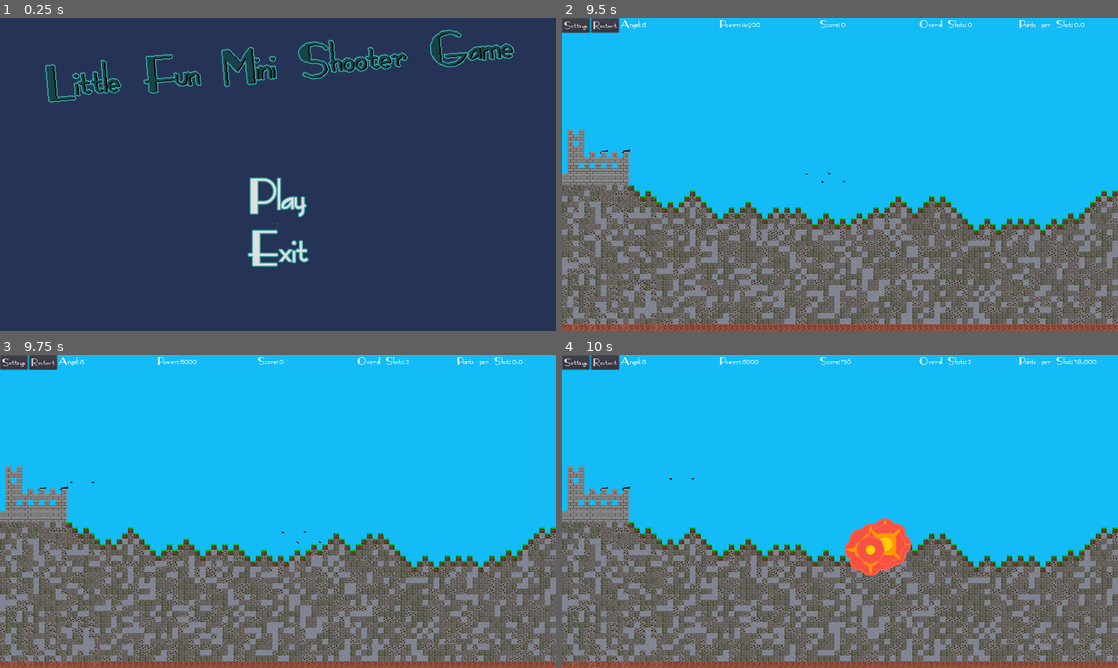
Above: before the commit, frames 1-4 (two rows, left to right).
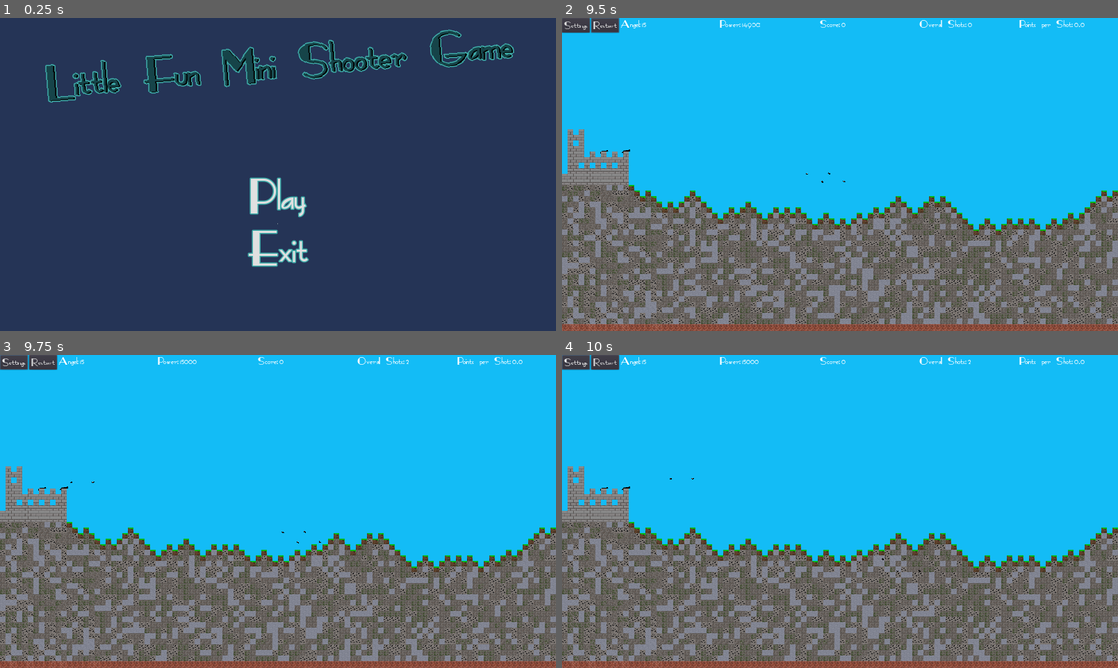
Above: after the commit, the same moments.

Repository: Coding-4Fun/Just4Fun_Mini_Shootergame
Game: Godot game, scene res://UI/MainMenuUI.tscn
Same seed, same stepped clock (60 frames per second), same inputs: the game is played once before the commit and once after it.
Inputs (mouse positions are in pixels of both pictures, inside the frame that each line leads up to):
- Up to frame 1 (0.25 s): no input
- Up to frame 2 (9.5 s): click "Play" at 0.5 s; click "Restart" at 1.25 s; click "Restart" at 2 s; click "Restart" at 2.75 s; click "Enable Target Timer" at 3.5 s; click "Back to Menu" at 4.25 s; click "Play" at 5 s; click "Settings" at 5.75 s; move the mouse to (962, 158) at 6.52 s; hold Right (ui_right) 6.53-7.28 s; tap Mouse wheel down (cannon_power_minus) at 6.6, 8.85 s; tap Enter at 7.25, 8.75 s; move the mouse to (728, 190) at 7.27 s; hold Down (ui_down) 7.28-8.03 s; tap Mouse wheel up (cannon_power_plus) at 7.35 s; tap Space (cannon_shoot) at 8, 8.1 s; move the mouse to (895, 105) at 8.02 s; hold Right (ui_right) 8.03-8.78 s; move the mouse to (812, 237) at 8.77 s; hold Up (ui_up) from 8.78 s (still down)
- Up to frame 3 (9.75 s): tap Space (cannon_shoot) at 9.5 s; move the mouse to (444, 558) at 9.52 s; release Up (ui_up) at 9.53 s; hold Left (ui_left) from 9.53 s (still down); tap Mouse wheel up (cannon_power_plus) at 9.6 s
- Up to frame 4 (10 s): keep holding Left (ui_left)

Frames 1-3 are identical in both runs. In frame 4, 1.6% of the frame differs, in the area x 50-97%, y 1-71%.

Commit message:
Chg: Tile Collision

Diff:
--- a/Terrain/blocks_tileset_16x16.tres
+++ b/Terrain/blocks_tileset_16x16.tres
@@ -8,9 +8,6 @@
 [ext_resource path="res://Terrain/sprites/clay_16x16.png" type="Texture" id=6]
 [ext_resource path="res://Terrain/sprites/stonebrick_16x16.png" type="Texture" id=7]
 [ext_resource path="res://Terrain/sprites/coal_ore_16x16.png" type="Texture" id=8]
-
-[sub_resource type="ConvexPolygonShape2D" id=1]
-points = PoolVector2Array( 0, 0, 16, 0, 16, 16, 0, 16 )
 
 [sub_resource type="ConvexPolygonShape2D" id=8]
 points = PoolVector2Array( 0, 0, 16, 0, 16, 16, 0, 16 )
@@ -26,16 +23,9 @@
 0/navigation_offset = Vector2( 0, 0 )
 0/shape_offset = Vector2( 0, 0 )
 0/shape_transform = Transform2D( 1, 0, 0, 1, 0, 0 )
-0/shape = SubResource( 1 )
 0/shape_one_way = false
-0/shape_one_way_margin = 3.0
-0/shapes = [ {
-"autotile_coord": Vector2( 0, 0 ),
-"one_way": false,
-"one_way_margin": 3.0,
-"shape": SubResource( 1 ),
-"shape_transform": Transform2D( 1, 0, 0, 1, 0, 0 )
-} ]
+0/shape_one_way_margin = 0.0
+0/shapes = [  ]
 0/z_index = 0
 1/name = "dirt_16x16.png 1"
 1/texture = ExtResource( 1 )
Not shown: 1 places in Terrain/blocks_tileset_16x16.tres that only renumber resources
